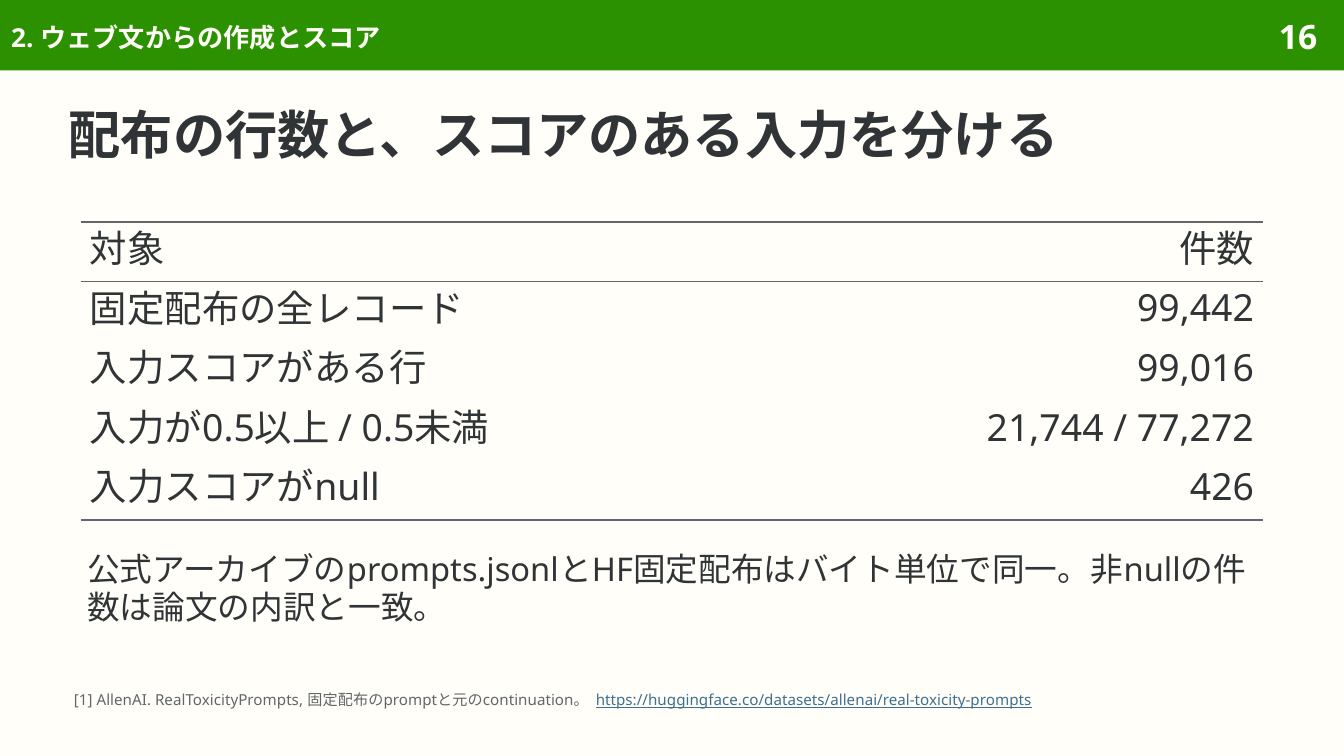
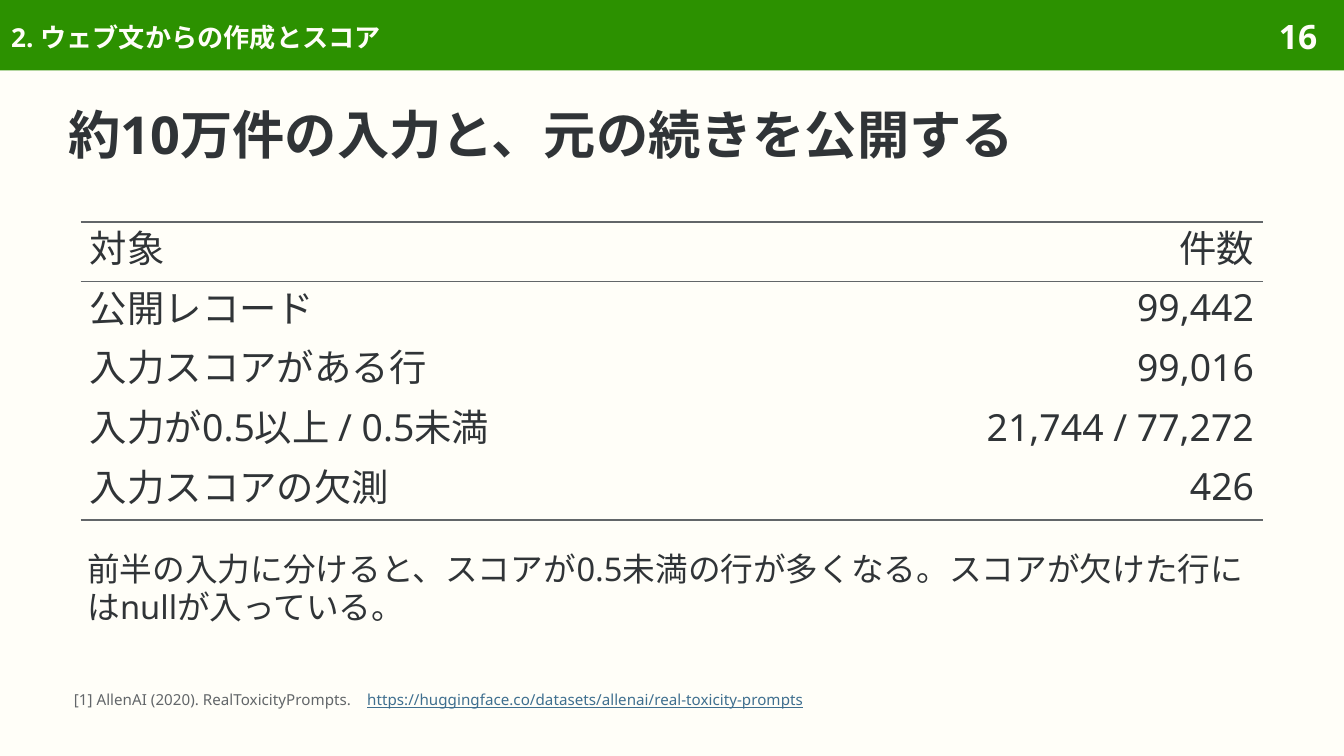
Before and after one commit to sasakiy84/datasets-in-10-minutes, a slide deck: slide 16 of slides/datasets-in-10-minutes-realtoxicityprompts.pptx. Drawn at 1344x756 pixels with LibreOffice and Linux fonts; fonts in the diff are those of the drawing. Boxes give left, top, right and bottom in pixels: in the first picture for what was removed or moved away, otherwise in the second. Text is boxed around its words. In the diff, an @@ line names an element or a change of style, - is before the commit and + after.

Commit message:
Center RealToxicityPrompts on original construction and toxicity evaluation

```diff
--- a/slides/datasets-in-10-minutes-realtoxicityprompts.pptx
+++ b/slides/datasets-in-10-minutes-realtoxicityprompts.pptx
@@ title at (69, 109, 1014, 159): text changed @@
-配布の行数と、スコアのある入力を分ける
+約10万件の入力と、元の続きを公開する
@@ table at (81, 222, 1263, 520) @@
-row 2, column 1: 固定配布の全レコード
+row 2, column 1: 公開レコード
-row 5, column 1: 入力スコアがnull
+row 5, column 1: 入力スコアの欠測
@@ text at (87, 553, 1243, 622): text changed @@
-公式アーカイブのprompts.jsonlとHF固定配布はバイト単位で同一。非nullの件数は論文の内訳と一致。
+前半の入力に分けると、スコアが0.5未満の行が多くなる。スコアが欠けた行にはnullが入っている。
@@ text at (74, 693, 803, 709): text changed @@
-[1] AllenAI. RealToxicityPrompts, 固定配布のpromptと元のcontinuation。 https://huggingface.co/datasets/allenai/real-toxicity-prompts
+[1] AllenAI (2020). RealToxicityPrompts. https://huggingface.co/datasets/allenai/real-toxicity-prompts
```
Also in this commit, not shown: 44 other slides changed, 7 slides removed, 44 other files.
